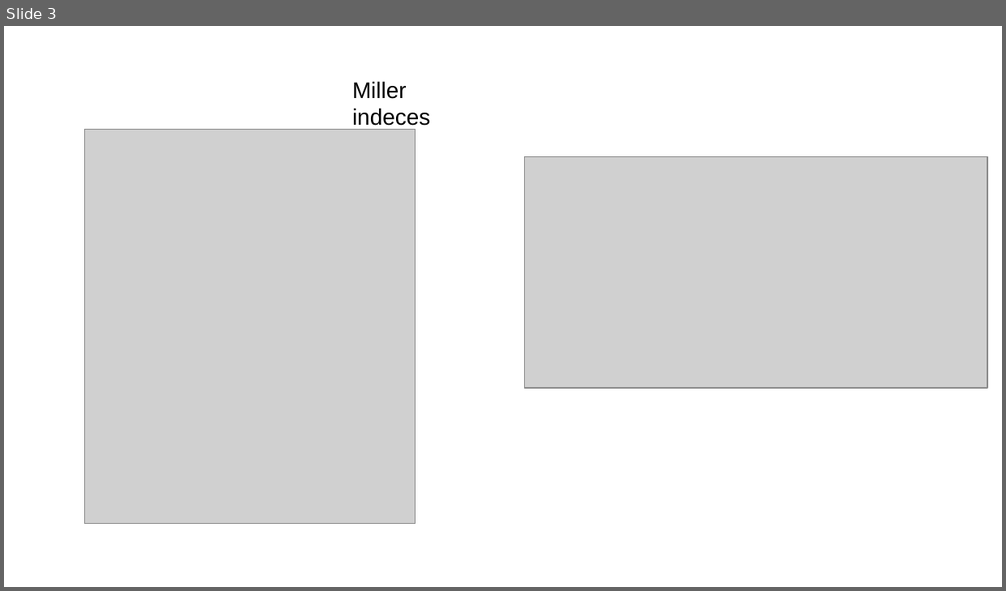
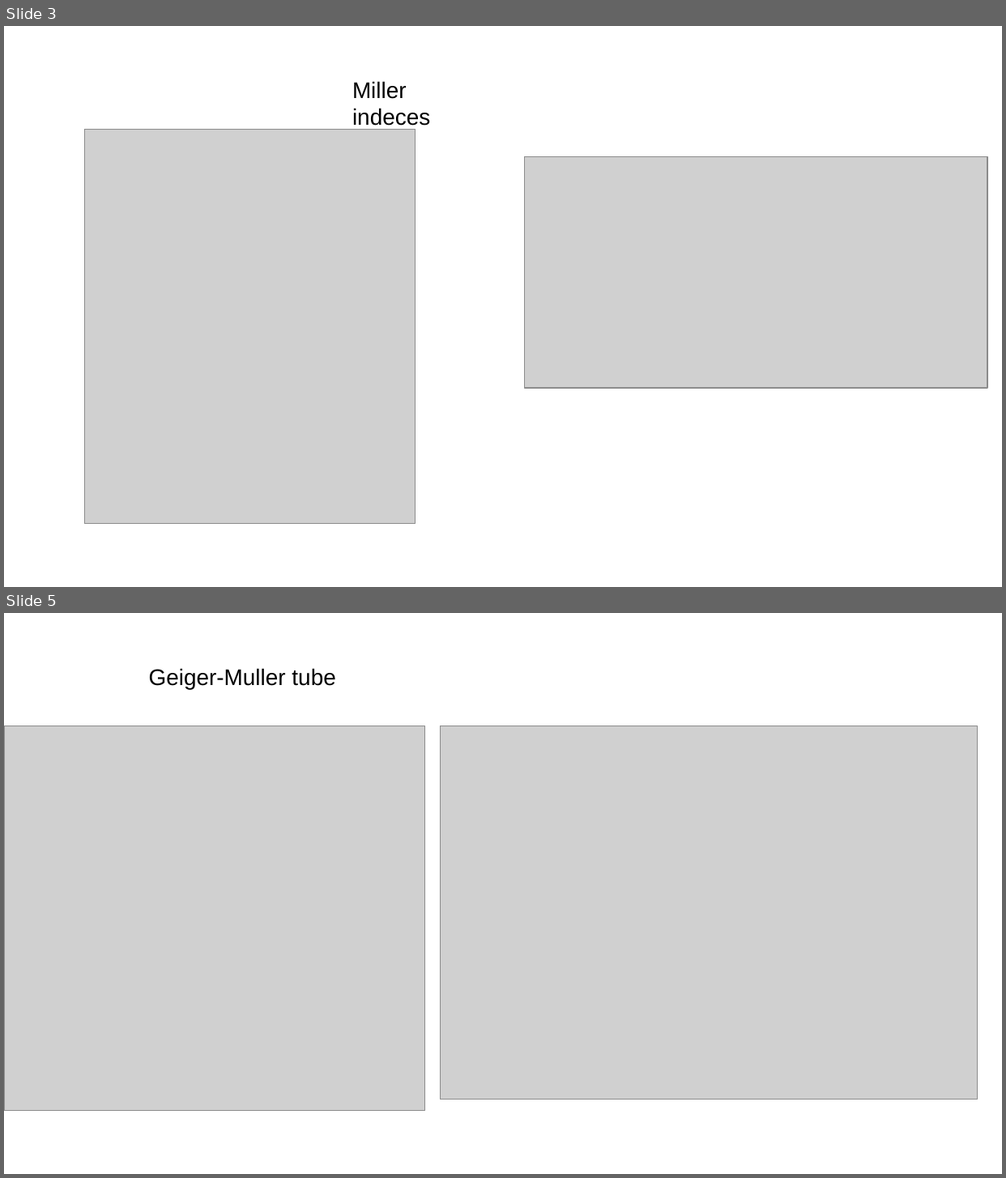
Before and after one commit to vladimir-mazin/lab3_spectroscopy, a slide deck: x-ray_spectroscopy1.odp. Shown one above the other, each under a label of ours: slide 3 before the commit, slides 3 and 5 after it; the slides between them are not shown. The pictures are 1006x591 and 1006x1178 pixels, drawn with LibreOffice and Linux fonts; fonts in the diff are those of the drawing; grey boxes stand for pictures. Boxes give left, top, right and bottom in pixels: in the first picture for what was removed or moved away, otherwise in the second. Text is boxed around its words. In the diff, an @@ line names an element or a change of style, - is before the commit and + after.

```diff
--- a/x-ray_spectroscopy1.odp
+++ b/x-ray_spectroscopy1.odp
@@ slide 5 added at bbox=[4, 613, 1002, 1174], background #FFFFFF @@
@@ text added at bbox=[149, 668, 335, 689], 18 pt, text #000000 @@
+Geiger-Muller tube
@@ picture added at bbox=[4, 726, 425, 1111] @@
@@ picture added at bbox=[441, 726, 978, 1099] @@
```
Also in this commit, not shown: 2 slides changed, 2 other slides added, 4 other files.
